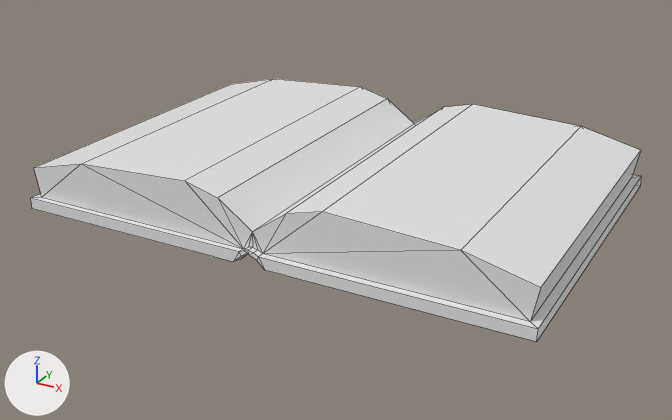
Before and after pictures for a commit that changed the OBJ model homedecor/models/homedecor_book_open.obj.
Before and after are seen from a camera (50 mm lens) standing at (0.518, -0.962, -0.038) and looking at (0.001, -0.022, -0.509). Lighting does not change. The marker at lower left points along +X, +Y and +Z. Mesh edges are drawn as thin lines. Where no turn or scale is listed for an object, it has been applied to the vertices.

The older version as bpy lines, for what is in view:
```python
me_cube_002_cube_001 = bpy.data.meshes.new('Cube.002_Cube.001')
me_cube_002_cube_001.from_pydata(...)  # 78 vertices, 90 faces; spans x -0.321..0.321, y -0.217..0.221, z -0.5..-0.421
ob_cube_002_cube_001 = bpy.data.objects.new('Cube.002_Cube.001', me_cube_002_cube_001)
ob_cube_002_cube_001.location = (0.0, 0.0, 0.0)
```
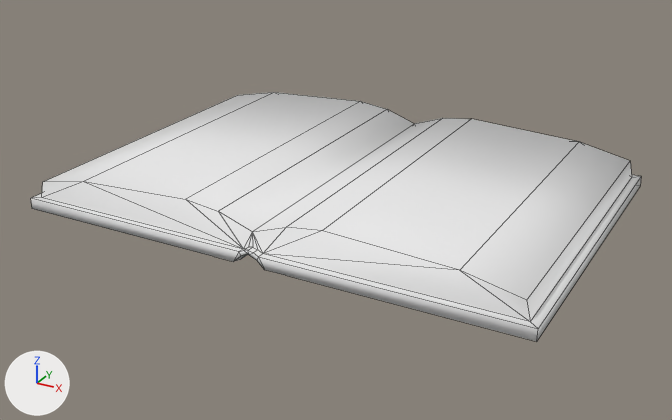
Commit message: rework the "open" book model

Changed parts and their boxes [x1, y1, x2, y2] in the pictures (672 x 420 px; the box of a moved part takes in the faces that stretch with it):
'Cube.002_Cube.001', reshaped, shading changed: before [31, 79, 641, 341]; after [31, 92, 641, 341]
part 1 of me_cube_002_cube_001, moved or reshaped: before [461, 127, 641, 321]; after [460, 142, 632, 321]
part 2 of me_cube_002_cube_001, moved or reshaped: before [42, 79, 581, 322]; after [42, 92, 579, 322]
part 3 of me_cube_002_cube_001, moved or reshaped: before [185, 87, 472, 254]; after [186, 101, 471, 254]
part 4 of me_cube_002_cube_001, moved or reshaped: before [34, 79, 271, 197]; after [42, 92, 273, 197]
part 5 of me_cube_002_cube_001, shading changed: [31, 175, 641, 341] in both

Diff of the bpy script that builds the scene:
```diff
--- a/homedecor/models/homedecor_book_open.obj.py
+++ b/homedecor/models/homedecor_book_open.obj.py
@@ me_cube_002_cube_001 @@
 # used by ob_cube_002_cube_001; location = (0.0, 0.0, 0.0)
-me_cube_002_cube_001.from_pydata(...)  # 78 vertices, 90 faces; spans x -0.321..0.321, y -0.217..0.221, z -0.5..-0.421
+me_cube_002_cube_001.from_pydata(...)  # 78 vertices, 90 faces; spans x -0.321..0.321, y -0.217..0.221, z -0.5..-0.442
+# me_cube_002_cube_001 part 1: all 2 vertices in x 0.318, y -0.208..0.212, z -0.448 are moved by (-0.012, 0.0, -0.016)
+# me_cube_002_cube_001 part 2: all 8 vertices in x -0.238..0.238, y -0.208..0.212, z -0.428..-0.421 are moved by (0.0, 0.0, -0.022)
+# me_cube_002_cube_001 part 3: all 4 vertices in x -0.043..0.043, y -0.208..0.212, z -0.432 are moved by (0.0, 0.0, -0.016)
+# me_cube_002_cube_001 part 4: all 2 vertices in x -0.318, y -0.208..0.212, z -0.448 are moved by (0.012, 0.0, -0.016)
+# me_cube_002_cube_001 part 5: edges marked sharp go from 112 to 0
```
